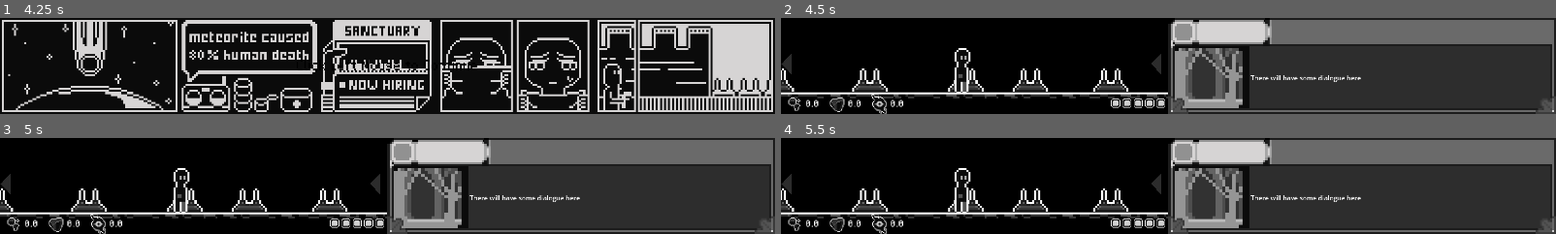
Above: before the commit, frames 1-4 (two rows, left to right).
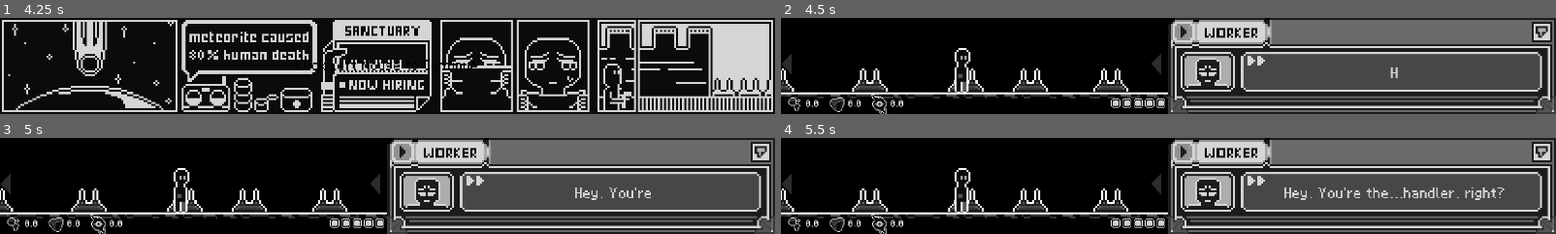
Above: after the commit, the same moments.

Repository: CarolShi417/Sinking
Game: Godot game, scene res://scenes/Scene/overall.tscn
The game is run twice, just before and just after one commit, with the same random seed, the same clock (stepped at 60 frames per second) and the same inputs. This scene is started directly instead of the project's main scene.
Inputs (mouse positions are in pixels of both pictures, inside the frame that each line leads up to):
- Up to frame 1 (4.25 s): click "CLICK TO START" at 0.5 s; tap Enter at 1.25, 2.75 s; move the mouse to (558, 61) at 1.27 s; click (558, 61) at 1.42 s; tap Space at 2, 3.5 s; move the mouse to (232, 70) at 2.02 s; click (232, 70) at 2.17 s; move the mouse to (465, 44) at 2.77 s; click (465, 44) at 2.92 s; move the mouse to (348, 85) at 3.52 s; click (348, 85) at 3.67 s
- Up to frame 2 (4.5 s): tap Enter at 4.25 s; move the mouse to (1401, 80) at 4.27 s; click (1401, 80) at 4.42 s
- Up to frame 3 (5 s): no input
- Up to frame 4 (5.5 s): move the mouse to (936, 171) at 5.02 s; click (936, 171) at 5.17 s

Frame 1 is identical in both runs. In frame 2, 25% of the frame differs, in the area x 50-100%, y 4-94%; in frame 3, 25%; in frame 4, 25%.

Commit message:
完成开场漫画和对话逐字显示

Diff:
--- a/scenes/UI/dialogue_control.gd
+++ /dev/null
@@ -1,14 +0,0 @@
-extends Control
-
-#signal dialogue_started()
-signal dialogue_finished()
-var current_index: int = 0
-# Called when the node enters the scene tree for the first time.
-func _ready() -> void:
-	await get_tree().create_timer(10.0).timeout #测试用 后面要删除
-	current_index += 1
-	dialogue_finished.emit()
-
-# Called every frame. 'delta' is the elapsed time since the previous frame.
-func _process(delta: float) -> void:
-	pass
--- a/scenes/UI/game_ui_theme.tres
+++ b/scenes/UI/game_ui_theme.tres
@@ -21,6 +21,9 @@
 texture = SubResource("AtlasTexture_vespo")
 
 [sub_resource type="StyleBoxEmpty" id="StyleBoxEmpty_vespo"]
+
+[sub_resource type="StyleBoxFlat" id="StyleBoxFlat_qbwhy"]
+bg_color = Color(0.6, 0.6, 0.6, 0)
 
 [sub_resource type="StyleBoxFlat" id="StyleBoxFlat_hrplk"]
 bg_color = Color(0.75398386, 0.75398386, 0.75398374, 1)
@@ -47,6 +50,10 @@
 BuildingVacancyMargin/constants/margin_left = 0
 BuildingVacancyMargin/constants/margin_right = 0
 BuildingVacancyMargin/constants/margin_top = 0
+Dialogue_Label/base_type = &"Label"
+Dialogue_Label/colors/font_color = Color(0.8392157, 0.83137256, 0.83137256, 1)
+Dialogue_Label/font_sizes/font_size = 32
+Dialogue_Label/fonts/font = ExtResource("1_63rmd")
 FragmentHBoxeContainer/base_type = &"HBoxContainer"
 InformationGrayPanelContain/base_type = &"PanelContainer"
 InformationGrayPanelContain/fonts/font = ExtResource("1_63rmd")
@@ -94,6 +101,8 @@
 Test_centered_label/fonts/font = ExtResource("1_63rmd")
 TransparentPanel/base_type = &"PanelContainer"
 TransparentPanel/styles/panel = SubResource("StyleBoxEmpty_vespo")
+TransparentPanelContrainer/base_type = &"PanelContainer"
+TransparentPanelContrainer/styles/panel = SubResource("StyleBoxFlat_qbwhy")
 UpgradeBuildingButton/base_type = &"Button"
 UpgradeBuildingButton/colors/icon_hover_color = Color(0, 0, 0, 1)
 UpgradeBuildingButton/font_sizes/font_size = 16
--- /dev/null
+++ b/scenes/UI/start/dialogue_control.gd
@@ -0,0 +1,80 @@
+extends Control
+
+signal dialogue_finished()
+
+@onready var label: Label = $Label
+
+var current_index: int = 0
+
+# 逐字显示效果
+var is_typing: bool = false       # 当前是否正在打字机播放中
+var typing_tween: Tween = null    # 当前打字机 Tween 引用
+
+# 存储对话内容
+var dialogues: Array[String] = [
+	"Hey. You're the...handler. right?",
+	"I saw you're hiring workers.",
+	"I know the work is tough. \nBut...I have nowhere to go.",
+	"Please give me a place...\nI'll do anything you told.",
+	"Under the meteroite, I have Nothing but my body to pay back."
+]
+
+# 初始化对话面板
+func _ready() -> void:
+	current_index = 0
+	visible = false
+
+# 由外部（如 OverallScreenUI）在 opening comic 结束后调用，正式启动对话
+func start_dialogue() -> void:
+	await get_tree().process_frame
+	_show_current_dialogue()
+
+# 根据当前索引启动打字机效果；
+# 若索引超出对话数组范围则隐藏整个节点并发出 dialogue_finished 信号
+func _show_current_dialogue() -> void:
+	if current_index < dialogues.size():
+		visible = true
+		_start_typewriter(dialogues[current_index])
+	else:
+		# 所有对话结束，隐藏整个 DialogueControl
+		visible = false
+		dialogue_finished.emit()
+
+# 启动打字机效果：逐字符展开文本，播放完毕后标记 is_typing 为 false
+func _start_typewriter(full_text: String) -> void:
+	# 终止上一句残留的 Tween
+	if typing_tween:
+		typing_tween.kill()
+
+	is_typing = true
+	label.text = ""
+	label.visible_characters = 0
+	label.text = full_text
+
+	var char_count: int = full_text.length()
+	typing_tween = create_tween()
+	typing_tween.tween_property(label, "visible_characters", char_count, char_count * 0.05)
+	typing_tween.finished.connect(_on_typewriter_finished)
+
+# 打字机播放完毕回调：标记当前句子已完整显示
+func _on_typewriter_finished() -> void:
+	is_typing = false
+
+# 监听全局输入事件：
+# - 打字机播放中点击左键 → 立即显示完整句子
+# - 完整句子状态下点击左键 → 推进到下一句
+func _input(event: InputEvent) -> void:
+	if not visible:
+		return
+	if event is InputEventMouseButton and event.pressed and event.button_index == MOUSE_BUTTON_LEFT:
+		if is_typing:
+			# 跳过打字机，直接显示完整句子
+			if typing_tween:
+				typing_tween.kill()
+			label.visible_characters = -1  # -1 表示显示全部字符
+			is_typing = false
+		else:
+			# 完整句子，推进到下一句
+			current_index += 1
+			_show_current_dialogue()
+		get_viewport().set_input_as_handled()
--- a/scenes/UI/dialogue_control.tscn
+++ b/scenes/UI/start/dialogue_control.tscn
@@ -1,9 +1,11 @@
-[gd_scene load_steps=5 format=3 uid="uid://cmld5go3ad5fc"]
+[gd_scene load_steps=7 format=3 uid="uid://cmld5go3ad5fc"]
 
 [ext_resource type="Texture2D" uid="uid://cke6sp6c85y10" path="res://assets/UI/map_selectMapButton/map_button_mapA.png" id="1_1bdll"]
-[ext_resource type="Script" uid="uid://de0cr6ridtfek" path="res://scenes/UI/dialogue_control.gd" id="1_rpbhd"]
+[ext_resource type="Script" uid="uid://de0cr6ridtfek" path="res://scenes/UI/start/dialogue_control.gd" id="1_rpbhd"]
 [ext_resource type="Texture2D" uid="uid://hs21ne444o05" path="res://assets/sprites/map/map_workplace.png" id="1_yv5uc"]
 [ext_resource type="Theme" uid="uid://ddgo3b8f6fttt" path="res://scenes/UI/game_ui_theme.tres" id="2_s4cul"]
+[ext_resource type="Texture2D" uid="uid://b6oyq6o7g0w85" path="res://assets/sprites/opening_comic/opening_dialogue_panel.png" id="4_exmmm"]
+[ext_resource type="Texture2D" uid="uid://d3ibykdyouvpt" path="res://assets/sprites/opening_comic/opening_dialogue_panelwithtext.png" id="4_hshfd"]
 
 [node name="DialogueControl" type="Control"]
 layout_mode = 3
@@ -15,15 +17,27 @@
 script = ExtResource("1_rpbhd")
 
 [node name="PanelContainer" type="PanelContainer" parent="."]
+z_index = 199
 custom_minimum_size = Vector2(960, 180)
 layout_mode = 0
 offset_left = 960.0
-offset_top = 60.0
-offset_right = 1920.0
+offset_right = 1923.0
 offset_bottom = 240.0
 size_flags_horizontal = 4
+theme = ExtResource("2_s4cul")
+theme_type_variation = &"TransparentPanelContrainer"
+
+[node name="TextureRect" type="TextureRect" parent="PanelContainer"]
+layout_mode = 2
+texture = ExtResource("4_exmmm")
+
+[node name="TextureRect2" type="TextureRect" parent="PanelContainer"]
+visible = false
+layout_mode = 2
+texture = ExtResource("4_hshfd")
 
 [node name="HBoxContainer" type="HBoxContainer" parent="PanelContainer"]
+visible = false
 layout_mode = 2
 size_flags_horizontal = 0
 
@@ -44,3 +58,19 @@
 position = Vector2(1920, 0)
 texture = ExtResource("1_yv5uc")
 offset = Vector2(-480, 120)
+
+[node name="Label" type="Label" parent="."]
+z_index = 199
+custom_minimum_size = Vector2(600, 80)
+layout_mode = 0
+offset_left = 1221.0
+offset_top = 99.0
+offset_right = 1821.0
+offset_bottom = 179.0
+size_flags_horizontal = 4
+theme = ExtResource("2_s4cul")
+theme_type_variation = &"Dialogue_Label"
+text = "Hey. You're the...handler, right?"
+horizontal_alignment = 1
+vertical_alignment = 1
+autowrap_mode = 3
--- a/scenes/UI/start/overall_screen_ui.gd
+++ b/scenes/UI/start/overall_screen_ui.gd
@@ -34,8 +34,10 @@
 func _on_comic_finished():
 	opening_comic.hide()
 	dialogue_control.show()
-	# 👉 此时游戏自然露出来（GameScene一直在）
+	dialogue_control.start_dialogue()
+
 
 func _on_dialogue_finished():
 	dialogue_control.hide()
 	game_start.emit()
+	# 👉 此时游戏自然露出来（GameScene一直在）
--- a/scenes/UI/start/overall_screen_ui.tscn
+++ b/scenes/UI/start/overall_screen_ui.tscn
@@ -3,7 +3,7 @@
 [ext_resource type="Script" uid="uid://dvrten3htp0t2" path="res://scenes/UI/start/overall_screen_ui.gd" id="1_ljbyj"]
 [ext_resource type="PackedScene" uid="uid://bpsyh6efc6man" path="res://scenes/UI/start/start_menu.tscn" id="1_v5kbm"]
 [ext_resource type="PackedScene" uid="uid://4btqj0mbigwe" path="res://scenes/UI/start/opening_comic.tscn" id="2_ljbyj"]
-[ext_resource type="PackedScene" uid="uid://cmld5go3ad5fc" path="res://scenes/UI/dialogue_control.tscn" id="4_m5peo"]
+[ext_resource type="PackedScene" uid="uid://cmld5go3ad5fc" path="res://scenes/UI/start/dialogue_control.tscn" id="4_m5peo"]
 
 [node name="OverallScreenUI" type="Control"]
 layout_mode = 3
Binary file added: assets/sprites/opening_comic/opening_dialogue_panel.png
Not shown, added: assets/sprites/opening_comic/opening_dialogue_panel.png.import
Binary file added: assets/sprites/opening_comic/opening_dialogue_panelwithtext.png
Not shown, added: assets/sprites/opening_comic/opening_dialogue_panelwithtext.png.import
Not shown: 1 places in scenes/UI/game_ui_theme.tres that only renumber resources
Renamed: scenes/UI/dialogue_control.gd.uid -> scenes/UI/start/dialogue_control.gd.uid
